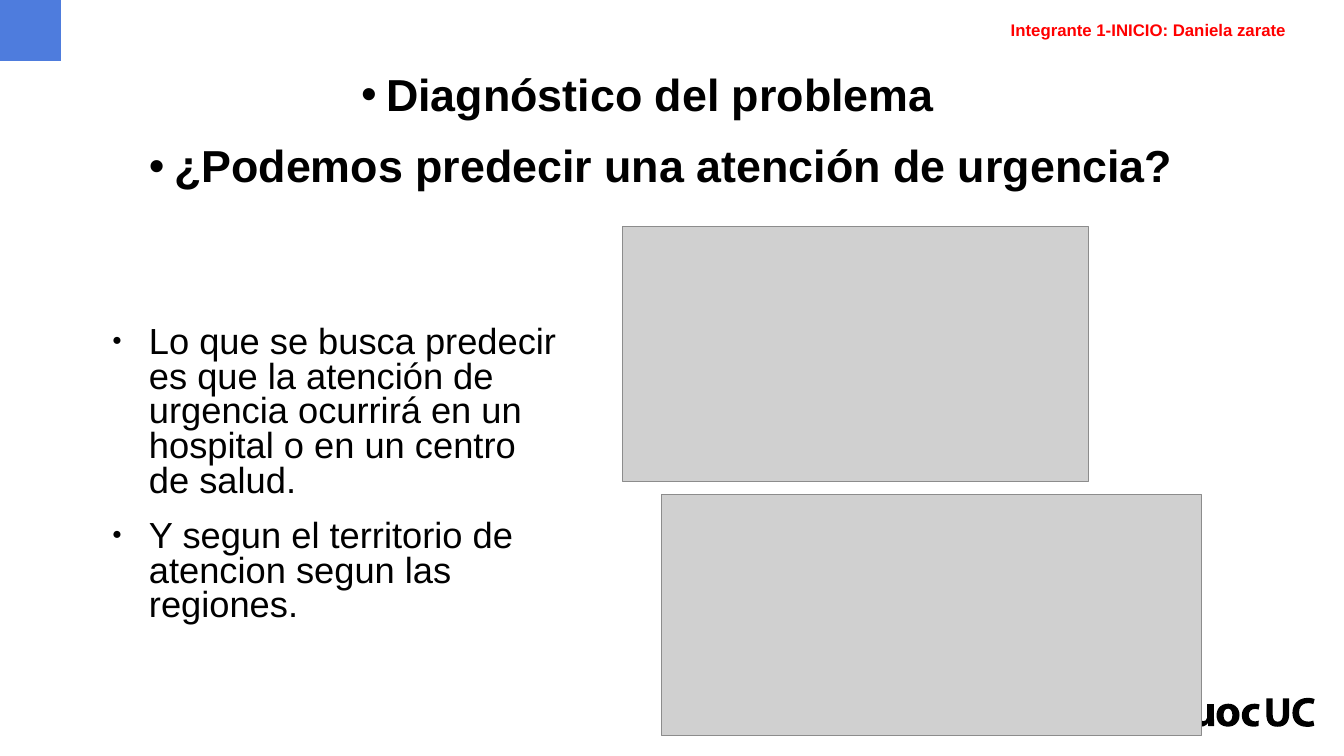
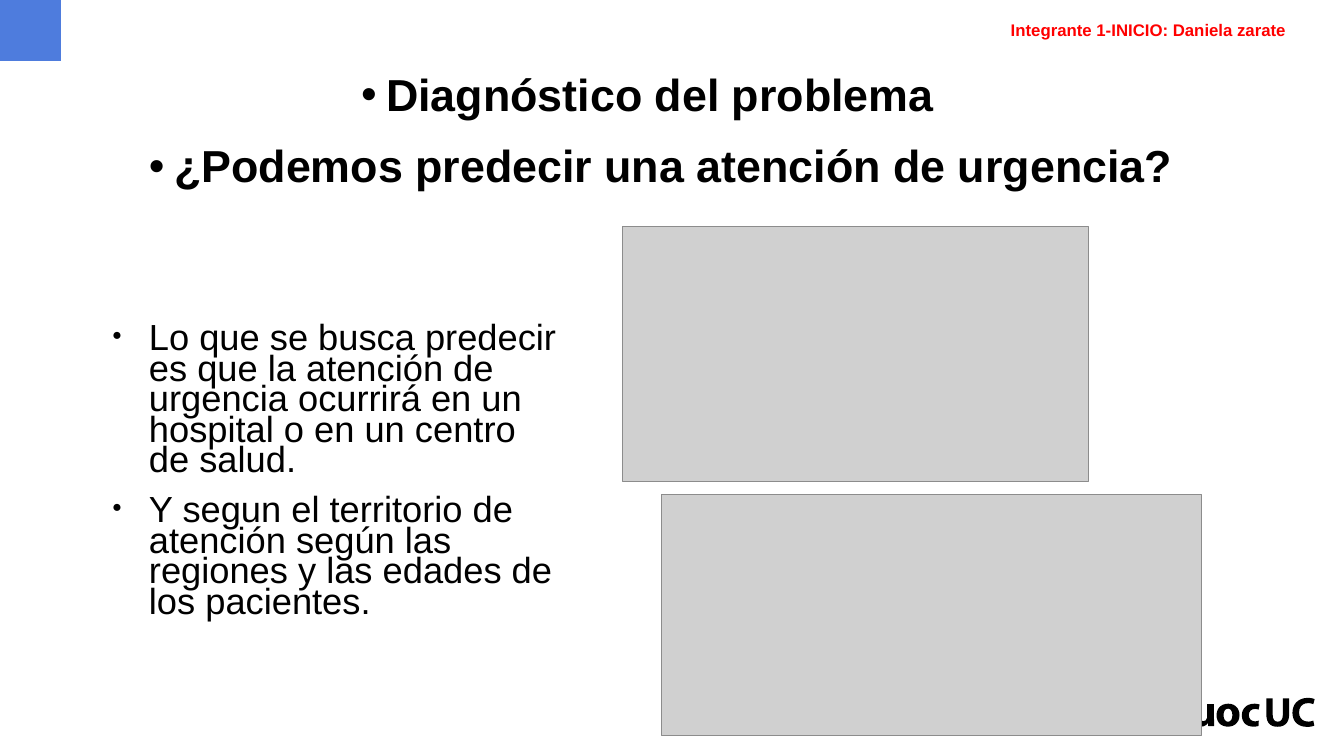
Before and after one commit to GabTo0011/entrega_1-prog_para_ciencia_datos, a slide deck: slide 5 of docs/Formato presentacion evaluacion parcial 1.pptx. Drawn at 1344x756 pixels with LibreOffice and Linux fonts; fonts in the diff are those of the drawing; grey boxes stand for pictures; background and template pictures are left out. Boxes give left, top, right and bottom in pixels: in the first picture for what was removed or moved away, otherwise in the second. Text is boxed around its words. In the diff, an @@ line names an element or a change of style, - is before the commit and + after.

```diff
--- a/docs/Formato presentacion evaluacion parcial 1.pptx
+++ b/docs/Formato presentacion evaluacion parcial 1.pptx
@@ text at (149, 323, 556, 473): line spacing 0.8 to 0.7 @@
@@ text at (149, 495, 552, 621): text changed @@
-● Y segun el territorio de atencion segun las regiones.
+● Y segun el territorio de atención según las regiones y las edades de los pacientes.
```
Also in this commit, not shown: 4 other slides changed, 3 slides added, 2 slides removed.
